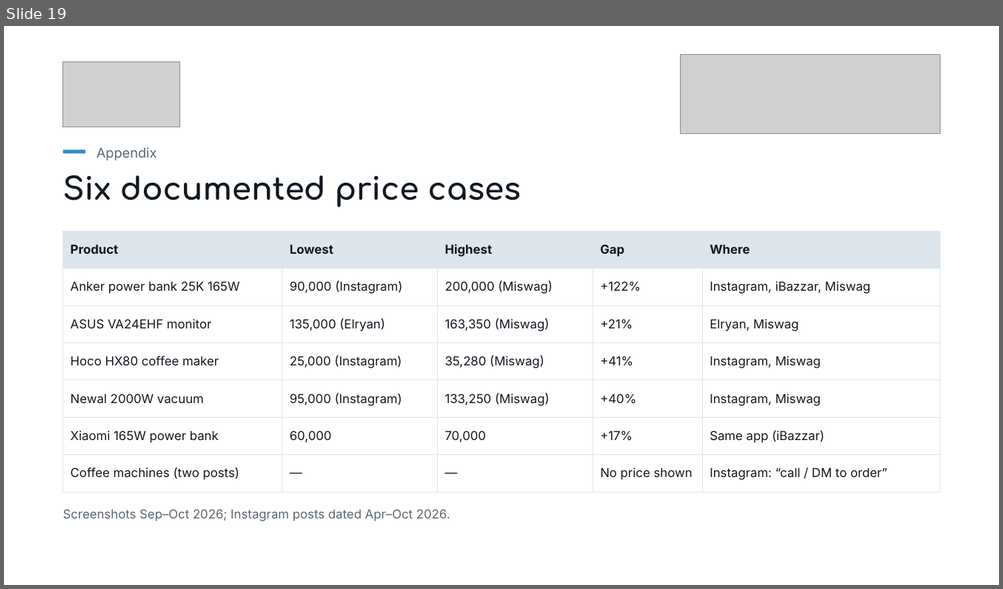
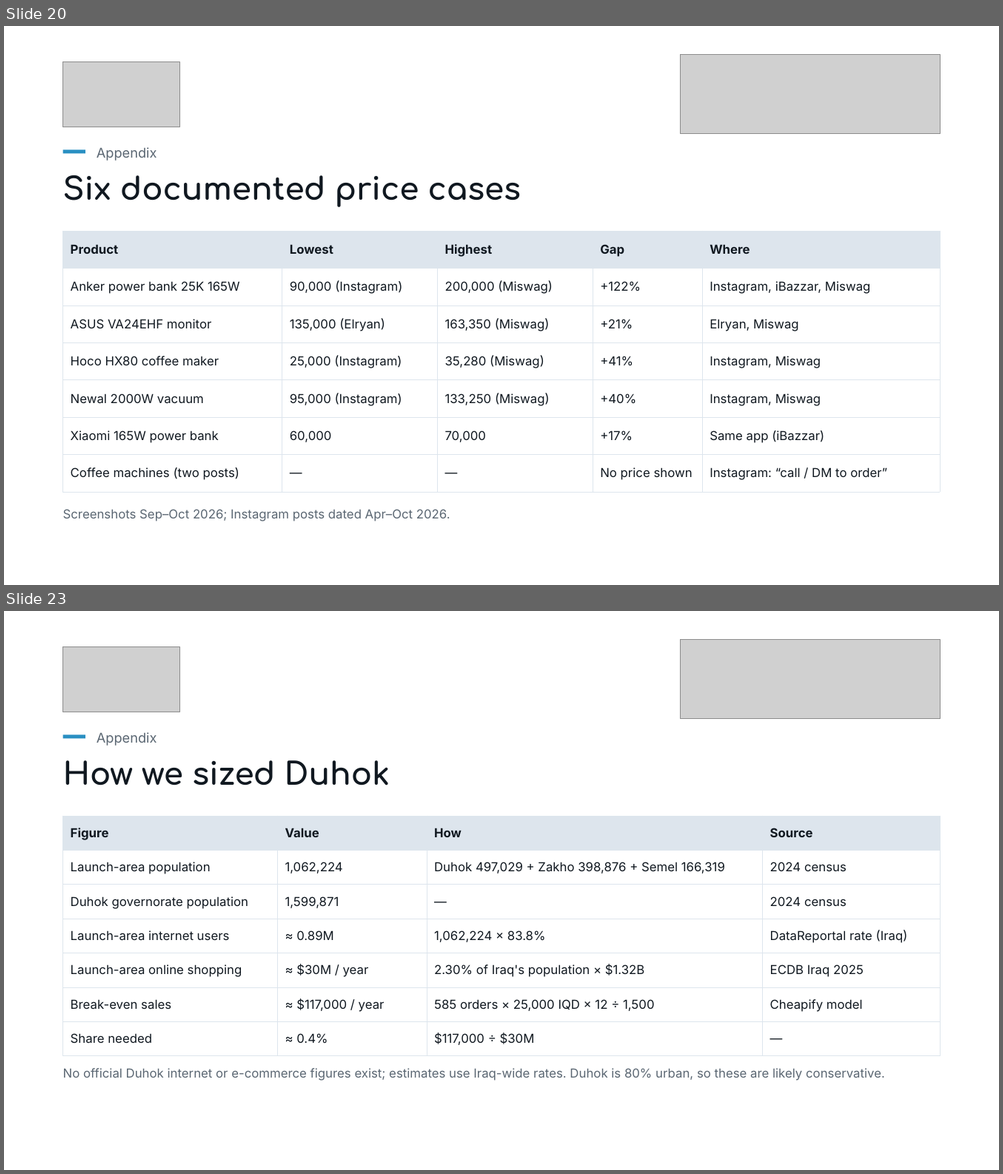
Before and after one commit to shakerbr/cheapify, a slide deck: presentation/Cheapify-GIZ-Pitch.pptx. Shown one above the other, each under a label of ours: slide 19 before the commit, slides 20 and 23 after it; the slides between them are not shown. The pictures are 1003x589 and 1003x1174 pixels, drawn with LibreOffice and Linux fonts; fonts in the diff are those of the drawing; grey boxes stand for pictures. Boxes give left, top, right and bottom in pixels: in the first picture for what was removed or moved away, otherwise in the second. Text is boxed around its words. In the diff, an @@ line names an element or a change of style, - is before the commit and + after.

```diff
--- a/presentation/Cheapify-GIZ-Pitch.pptx
+++ b/presentation/Cheapify-GIZ-Pitch.pptx
@@ slide 23 added at <box>4,611,999,1170</box>, background #FFFFFF @@
@@ picture added at <box>63,647,179,712</box> @@
@@ picture added at <box>680,639,940,718</box> @@
@@ rectangle added at <box>63,735,85,738</box>, fill #298FC2 @@
@@ text added at <box>96,732,156,746</box>, 13 pt, text #5A6672 @@
+Appendix
@@ text added at <box>63,760,390,786</box>, 30 pt, text #101820, bold @@
+How we sized Duhok
@@ table added at <box>63,816,940,1056</box>, 7 rows, 4 columns @@
+Figure | Value | How | Source
+Launch-area population | 1,062,224 | Duhok 497,029 + Zakho 398,876 + Semel 166,319 | 2024 census
+Duhok governorate population | 1,599,871 | — | 2024 census
+Launch-area internet users | ≈ 0.89M | 1,062,224 × 83.8% | DataReportal rate (Iraq)
+Launch-area online shopping | ≈ $30M / year | 2.30% of Iraq's population × $1.32B | ECDB Iraq 2025
+Break-even sales | ≈ $117,000 / year | 585 orders × 25,000 IQD × 12 ÷ 1,500 | Cheapify model
+Share needed | ≈ 0.4% | $117,000 ÷ $30M | —
@@ text added at <box>63,1068,885,1081</box>, 12 pt, text #5A6672 @@
+No official Duhok internet or e-commerce figures exist; estimates use Iraq-wide rates. Duhok is 80% urban, so these are likely conservative.
@@ what was slide 19 is now slide 20 @@
```
Also in this commit, not shown: 10 slides changed, 3 other slides added, 2 slides removed, 31 other files.
